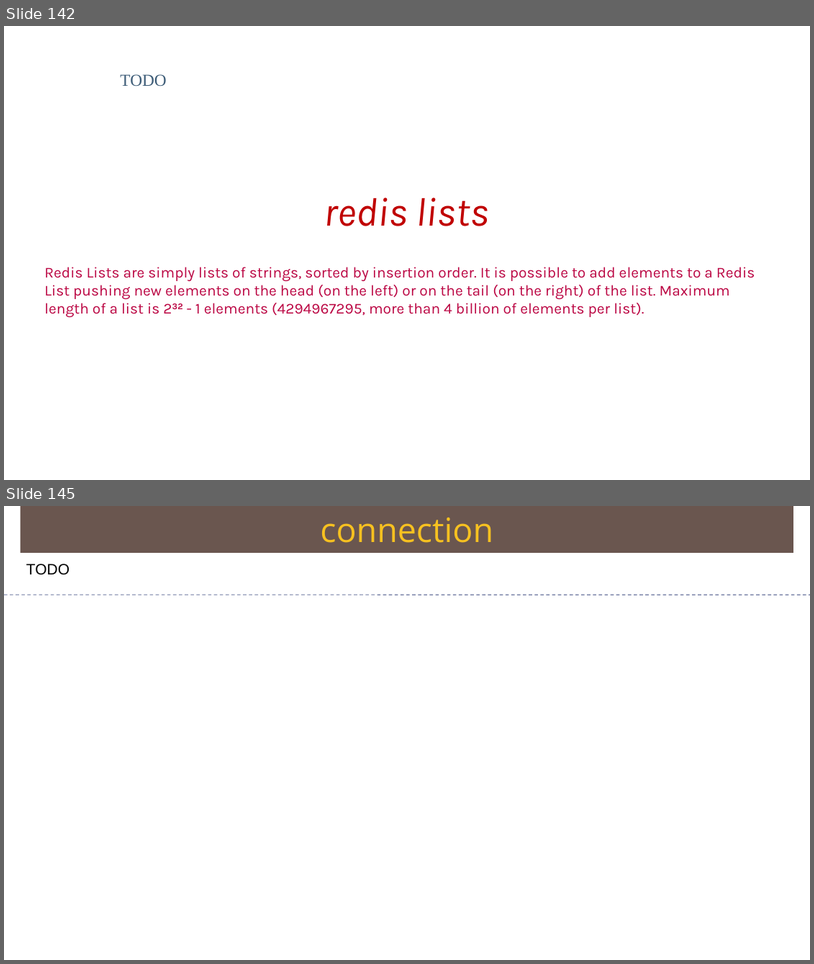
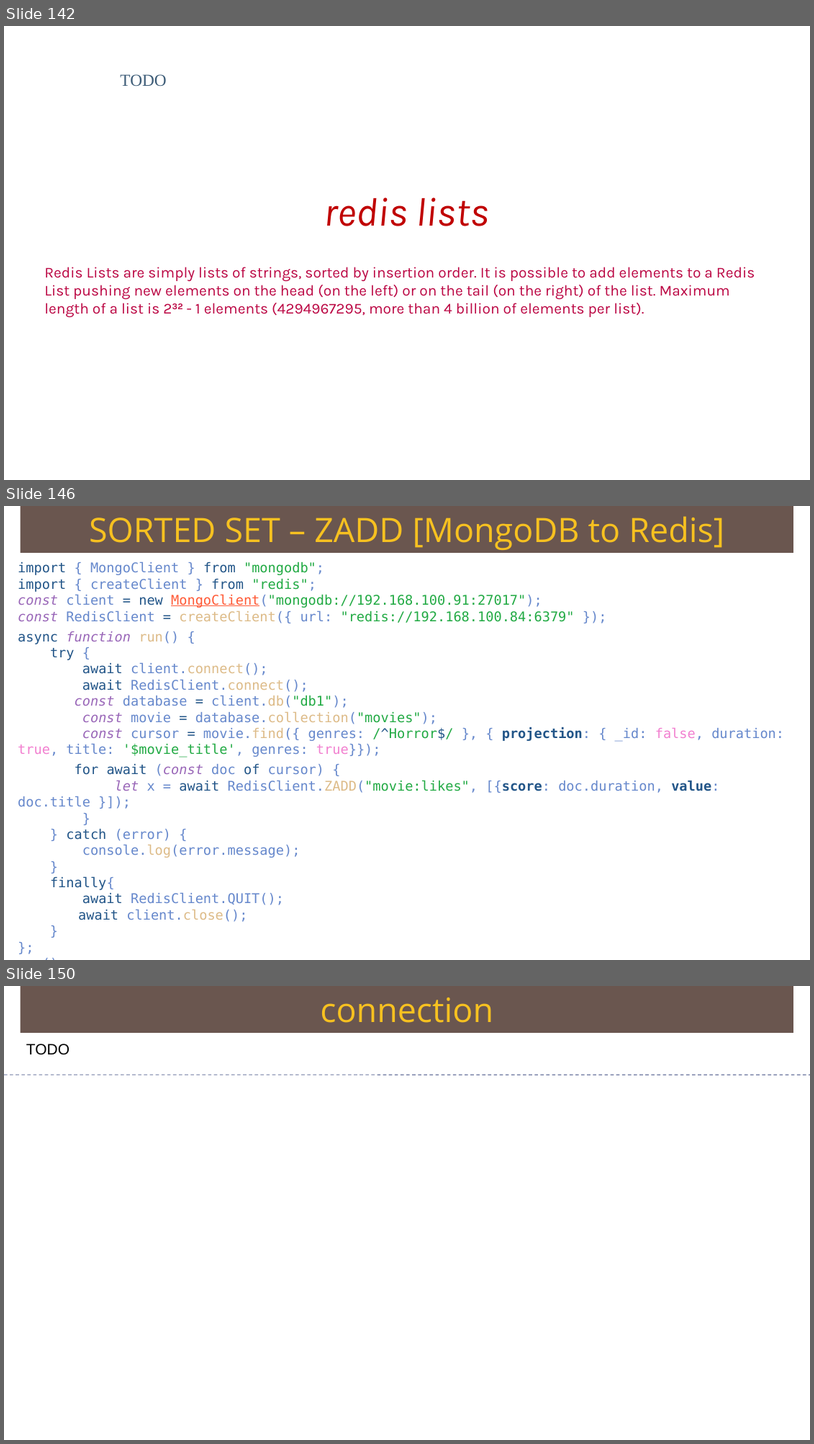
Before and after one commit to Saleel-Bagde/PPT-s, a slide deck: redis Ver2.pptx. Shown one above the other, each under a label of ours: slides 142 and 145 before the commit, slides 142, 146 and 150 after it; the slides between them are not shown. The pictures are 814x964 and 814x1444 pixels, drawn with LibreOffice and Linux fonts; fonts in the diff are those of the drawing. Boxes give left, top, right and bottom in pixels: in the first picture for what was removed or moved away, otherwise in the second. Text is boxed around its words. In the diff, an @@ line names an element or a change of style, - is before the commit and + after.

```diff
--- a/redis Ver2.pptx
+++ b/redis Ver2.pptx
@@ slide 146 added at box(4, 506, 810, 960), background #FFFFFF @@
@@ rectangle added at box(21, 506, 794, 553), fill #6A5650, 40 pt, text #F7C120 @@
+SORTED SET – ZADD [MongoDB to Redis]
@@ text added at box(18, 562, 784, 921), 16 pt, text #6688CC @@
+import { MongoClient } from "mongodb";
+import { createClient } from "redis";
+const client = new MongoClient("mongodb://192.168.100.91:27017");
+const RedisClient = createClient({ url: "redis://192.168.100.84:6379" });
+async function run() {
+try {
+await client.connect();
+await RedisClient.connect();
+const database = client.db("db1");
+const movie = database.collection("movies");
+const cursor = movie.find({ genres: /^Horror$/ }, { projection: { _id: false, duration: true, title: '$movie_title', genres: true}});
+for await (const doc of cursor) {
+let x = await RedisClient.ZADD("movie:likes", [{score: doc.duration, value: doc.title }]);
+}
+} catch (error) {
+console.log(error.message);
+}
+finally{
+await RedisClient.QUIT();
+await client.close();
+}
+};
+run();
@@ what was slide 145 is now slide 150 @@
```
Also in this commit, not shown: 3 slides changed, 5 other slides added, 1 slide removed, 1 other file.
